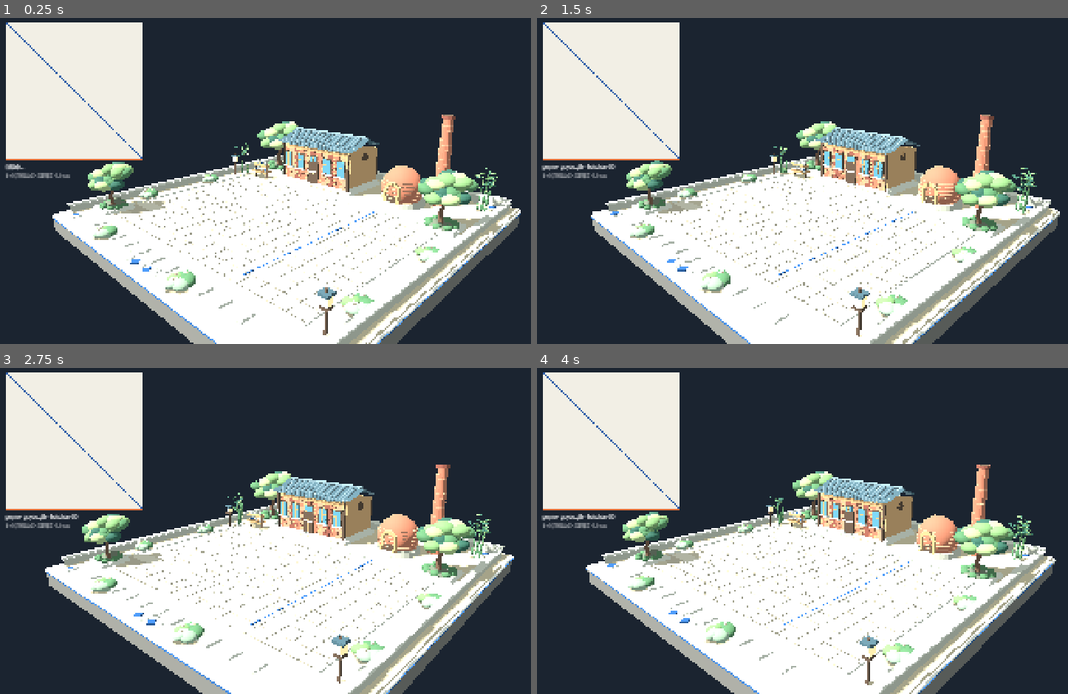
Above: before the commit, frames 1-4 (two rows, left to right).
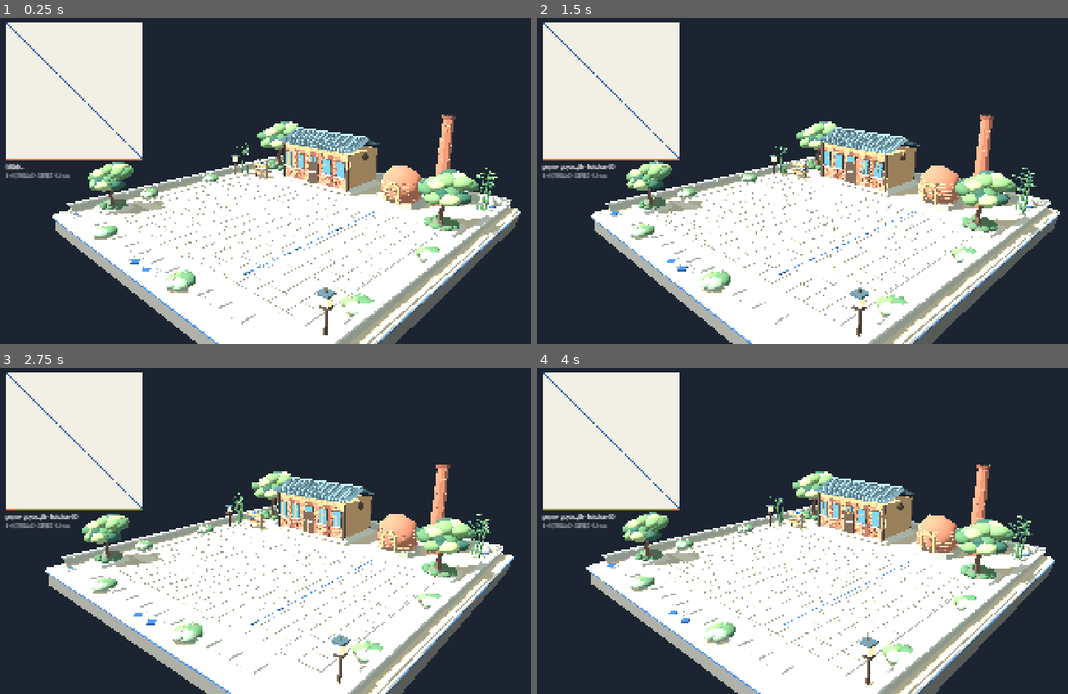
Above: after the commit, the same moments.

Repository: BMC-Gordon0921/Kiln-Day
Game: Godot game, scene res://scenes/boot/Boot.tscn
The game is run twice, just before and just after one commit, with the same random seed, the same clock (stepped at 60 frames per second) and the same inputs.
Inputs:
- Up to frame 1 (0.25 s): no input
- Up to frame 2 (1.5 s): tap Enter at 0.5 s; tap 1 at 0.6, 1.35 s
- Up to frame 3 (2.75 s): tap 1 at 2.1 s
- Up to frame 4 (4 s): tap 1 at 2.85, 3.6 s

The runs differ from the first frame. In frame 1, 3.1% of the frame differs, in the area x 10-99%, y 29-100%; in frame 2, 3.1%; in frame 3, 3.3%, in the area x 8-97%, y 30-100%; in frame 4, 3.1%.

Commit message:
美术资产优化：四站减面49%、三角转四边、六个工作台导出为 Blender 模型
四站场景：265,072 -> 134,658 三角面（-49.2%），16.6MB -> 7.29MB，对照渲染无可见差异。
母版 .blend 本来就是四边面为主（68.3%），减面走 DECIMATE collapse(0.5, min_faces 8)；
另出 clean 版（焊接+三角转四边，四边率 75-82%）供美术继续编辑。

工作台：旧版是 three.js 程序化几何、没有模型文件，按同一参数用 bpy 重建 6 个
（clay/wheel/carve/paint/serve/kiln），各带 base/upgrade1/upgrade2 三级 tier，
四边面 88-100%，合计 1.14MB。

新增 art/tools/{optimize_meshes,render_previews,mesh_stats,blend_stats}.py 与
art/export/build-workbenches.py；export-blender-scenes.py 支持 --blend-dir，
manifest 增加 triangles/source 字段。

测试 43 -> 99 项：新增 test_assets.gd 校验 4 站 + 6 工作台 GLB 真能实例化，
并守住三角面预算。

Diff:
--- /dev/null
+++ b/game/core/workbench_assets.gd
@@ -0,0 +1,49 @@
+class_name WorkbenchAssets
+extends RefCounted
+## 工作台 GLB 清单。由 art/export/build-workbenches.py 生成，六个工作台各带
+## base / upgrade1 / upgrade2 三个层级，节点自定义属性 tier 记录所属层级。
+
+const PATH := "res://assets/models/workbenches/manifest.json"
+const DIR := "res://assets/models/workbenches/"
+const TIER_KEYS := ["base", "upgrade1", "upgrade2"]
+
+
+static func load_manifest() -> Dictionary:
+	if not FileAccess.file_exists(PATH):
+		return {}
+	var parsed: Variant = JSON.parse_string(FileAccess.get_file_as_string(PATH))
+	if parsed is Dictionary:
+		return parsed
+	return {}
+
+
+static func entries() -> Dictionary:
+	return load_manifest().get("workbenches", {})
+
+
+static func ids() -> PackedStringArray:
+	var keys: Array = entries().keys()
+	keys.sort()
+	return PackedStringArray(keys)
+
+
+static func scene_path(entry: Dictionary) -> String:
+	return DIR + String(entry.get("file", ""))
+
+
+static func tier_count(entry: Dictionary, tier: String) -> int:
+	var tiers: Dictionary = entry.get("tiers", {})
+	return int(tiers.get(tier, 0))
+
+
+## 给定工作台等级（1..3），判断某个 tier 是否应该显示。
+static func tier_visible(tier: String, level: int) -> bool:
+	match tier:
+		"base":
+			return true
+		"upgrade1":
+			return level >= 2
+		"upgrade2":
+			return level >= 3
+		_:
+			return false
--- /dev/null
+++ b/game/tests/cases/test_assets.gd
@@ -0,0 +1,75 @@
+extends RefCounted
+## 资产验收：站点场景 + 六个工作台 GLB 必须真的能实例化。
+## 这是"美术管线接通"的证据，也是减面后防止资产悄悄坏掉的护栏。
+
+
+func run(t: TestReport) -> void:
+	_check_sites(t)
+	_check_workbenches(t)
+	_check_tier_visibility(t)
+
+
+func _check_sites(t: TestReport) -> void:
+	var entries := AssetManifest.load_manifest()
+	t.eq(entries.size(), 4, "站点清单 4 条")
+	var total := 0
+	for id in AssetManifest.ids(entries):
+		var entry: Dictionary = entries[id]
+		var path := AssetManifest.scene_path(entry)
+		var packed := load(path) as PackedScene
+		t.ok(packed != null, "站点 GLB 可加载：" + String(id))
+		if packed == null:
+			continue
+		var node := packed.instantiate()
+		t.ok(node != null and node.get_child_count() > 0, "站点实例化有子节点：" + String(id))
+		if node != null:
+			node.free()
+		var tris := int(entry.get("triangles", 0))
+		t.ok(tris > 0 and tris < 60000, "%s 三角面在预算内（%d）" % [id, tris])
+		total += tris
+	t.ok(total < 140000, "四站三角面合计 %d < 140000" % total)
+
+
+func _check_workbenches(t: TestReport) -> void:
+	var entries := WorkbenchAssets.entries()
+	t.eq(entries.size(), 6, "工作台清单 6 条")
+	t.ok(
+		WorkbenchAssets.ids() == PackedStringArray(
+			["carve", "clay", "kiln", "paint", "serve", "wheel"]
+		),
+		"工作台 id 排序稳定且齐全"
+	)
+
+	for id in WorkbenchAssets.ids():
+		var entry: Dictionary = entries[id]
+		var path := WorkbenchAssets.scene_path(entry)
+		var packed := load(path) as PackedScene
+		t.ok(packed != null, "工作台 GLB 可加载：" + String(id))
+		if packed == null:
+			continue
+		var node := packed.instantiate()
+		var meshes := 0
+		if node != null:
+			meshes = _count_meshes(node)
+			node.free()
+		t.ok(meshes > 0, "%s 实例化后有 %d 个网格" % [id, meshes])
+		t.ok(int(entry.get("triangles", 0)) > 0, "%s 三角面统计为正" % id)
+		for tier in WorkbenchAssets.TIER_KEYS:
+			t.ok(
+				WorkbenchAssets.tier_count(entry, tier) > 0,
+				"%s 含 %s 层级" % [id, tier]
+			)
+
+
+func _check_tier_visibility(t: TestReport) -> void:
+	t.ok(WorkbenchAssets.tier_visible("base", 1), "1 级可见底座")
+	t.ok(not WorkbenchAssets.tier_visible("upgrade1", 1), "1 级不显示升级件 1")
+	t.ok(WorkbenchAssets.tier_visible("upgrade1", 2), "2 级显示升级件 1")
+	t.ok(WorkbenchAssets.tier_visible("upgrade2", 3), "3 级显示升级件 2")
+
+
+func _count_meshes(node: Node) -> int:
+	var count := 1 if node is MeshInstance3D else 0
+	for child in node.get_children():
+		count += _count_meshes(child)
+	return count
--- a/game/tests/run_tests.gd
+++ b/game/tests/run_tests.gd
@@ -9,6 +9,7 @@
 	"res://tests/cases/test_catalog.gd",
 	"res://tests/cases/test_manifest.gd",
 	"res://tests/cases/test_content_pack.gd",
+	"res://tests/cases/test_assets.gd",
 ]
 
 func _initialize() -> void:
Binary file changed: game/assets/models/maps/guyao.glb
Binary file changed: game/assets/models/maps/imperial.glb
Not shown, changed: game/assets/models/maps/manifest.json
Binary file changed: game/assets/models/maps/museum.glb
Binary file changed: game/assets/models/maps/taoxichuan.glb
Binary file added: game/assets/models/workbenches/carve.glb
Not shown, added: game/assets/models/workbenches/carve.glb.import
Binary file added: game/assets/models/workbenches/clay.glb
Not shown, added: game/assets/models/workbenches/clay.glb.import
Binary file added: game/assets/models/workbenches/kiln.glb
Not shown, added: game/assets/models/workbenches/kiln.glb.import
Not shown, added: game/assets/models/workbenches/manifest.json
(and 33 more such lines)
